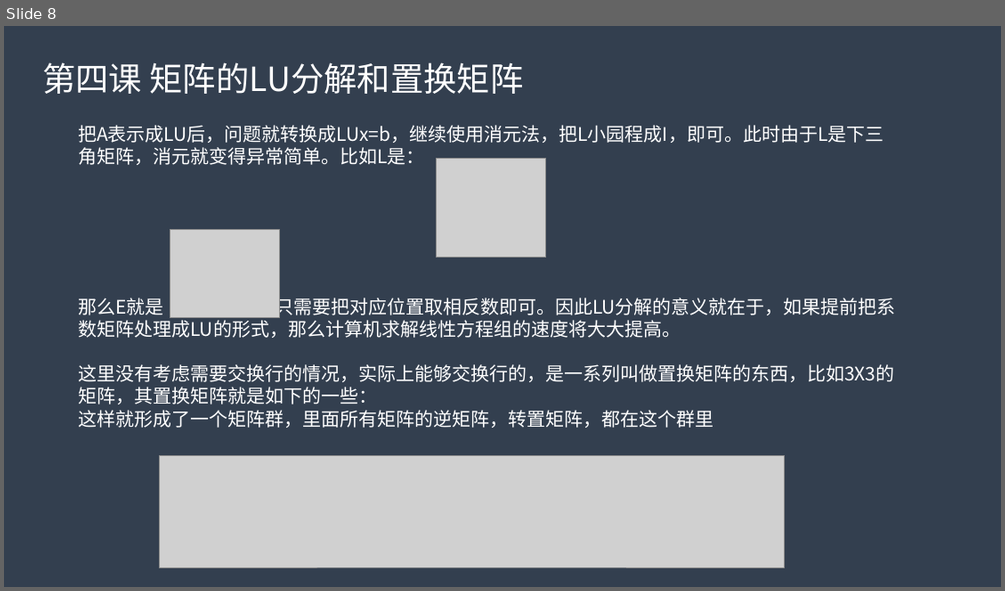
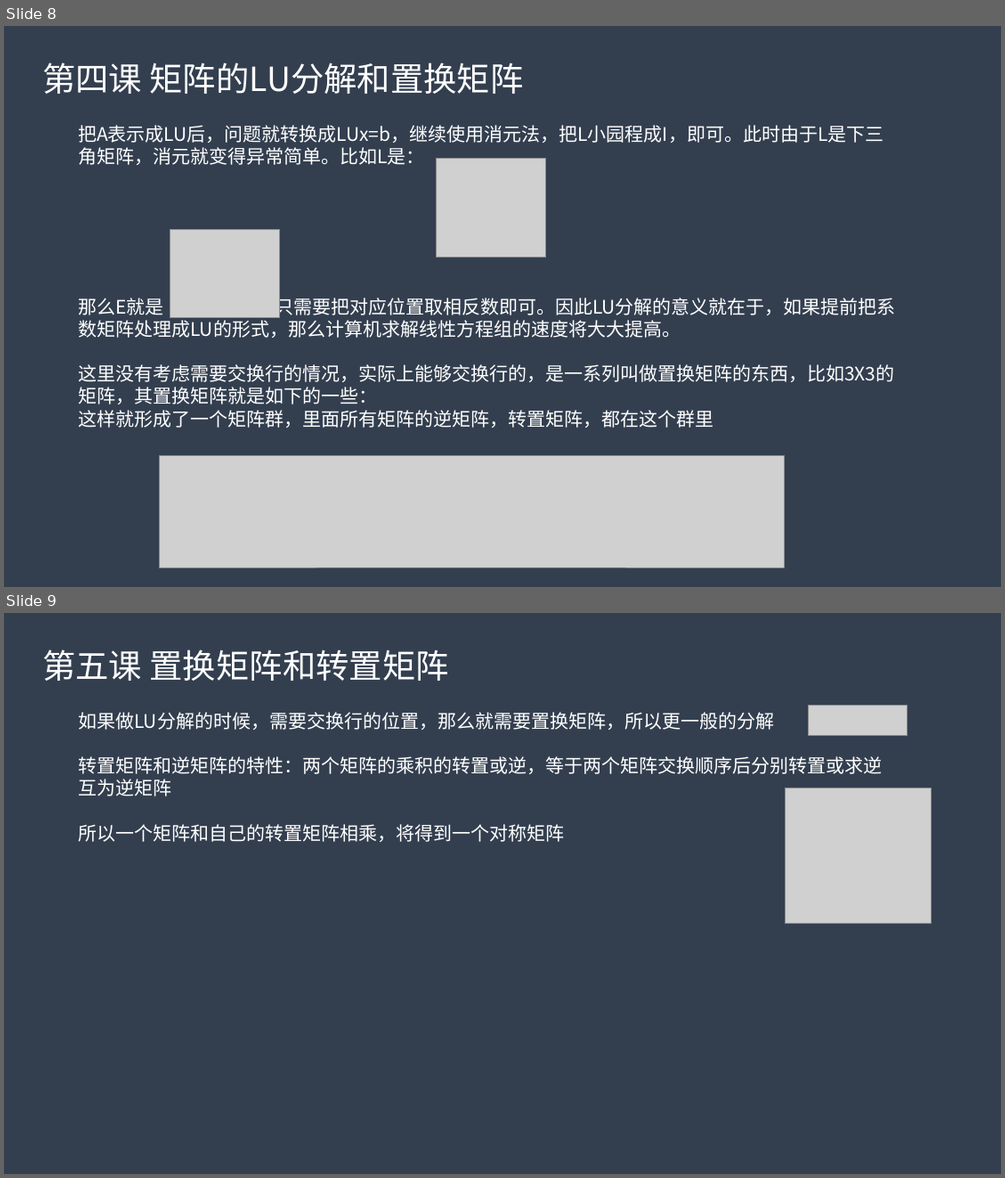
Before and after one commit to myfc-mp/myfc-be, a slide deck: docs/线性代数学习.pptx. Shown one above the other, each under a label of ours: slide 8 before the commit, slides 8 and 9 after it. The pictures are 1005x591 and 1005x1178 pixels, drawn with LibreOffice and Linux fonts; fonts in the diff are those of the drawing; grey boxes stand for pictures. Boxes give left, top, right and bottom in pixels: in the first picture for what was removed or moved away, otherwise in the second. Text is boxed around its words. In the diff, an @@ line names an element or a change of style, - is before the commit and + after.

```diff
--- a/docs/线性代数学习.pptx
+++ b/docs/线性代数学习.pptx
@@ slide 9 added at box(4, 613, 1001, 1174), background #333F50 @@
@@ text added at box(42, 649, 449, 681), 32 pt, text #FFFFFF @@
+第五课 置换矩阵和转置矩阵
@@ text added at box(78, 712, 882, 842), 18 pt, text #FFFFFF @@
+如果做LU分解的时候，需要交换行的位置，那么就需要置换矩阵，所以更一般的分解
+转置矩阵和逆矩阵的特性：两个矩阵的乘积的转置或逆，等于两个矩阵交换顺序后分别转置或求逆
+互为逆矩阵
+所以一个矩阵和自己的转置矩阵相乘，将得到一个对称矩阵
@@ picture added at box(809, 705, 907, 736) @@
@@ picture added at box(785, 788, 930, 924) @@
```
Also in this commit, not shown: 2 other slides added, 6 other files.
